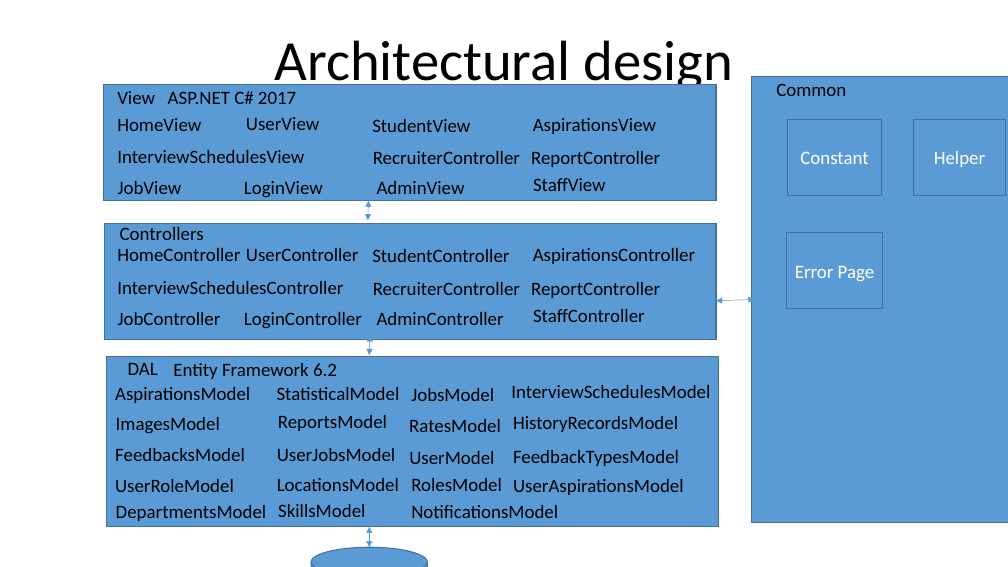
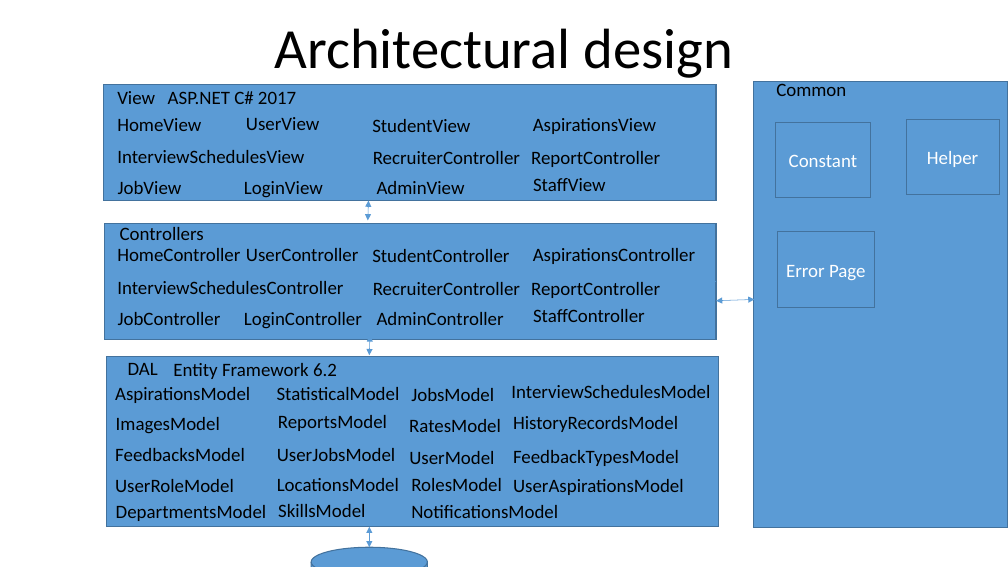
Before and after one commit to trungkien-web/CapstoneProject, a slide deck: slide 2 of Doc/Overall architecture1.pptx. Drawn at 1008x567 pixels with LibreOffice and Linux fonts; fonts in the diff are those of the drawing. Boxes give left, top, right and bottom in pixels: in the first picture for what was removed or moved away, otherwise in the second. Text is boxed around its words. In the diff, an @@ line names an element or a change of style, - is before the commit and + after.

```diff
--- a/Doc/Overall architecture1.pptx
+++ b/Doc/Overall architecture1.pptx
@@ title "Architectural design": place and size @@
-title "Architectural design" at box(274, 40, 734, 93)
+title "Architectural design" at box(274, 28, 734, 78)
@@ rectangle: place and size @@
-rectangle at box(752, 76, 1008, 523)
+rectangle at box(754, 82, 1008, 528)
@@ rectangle "Helper": place and size @@
-rectangle "Helper" at box(913, 119, 1006, 195)
+rectangle "Helper" at box(907, 119, 1000, 195)
@@ rectangle "Constant": place and size @@
-rectangle "Constant" at box(787, 119, 882, 195)
+rectangle "Constant" at box(776, 123, 870, 198)
@@ rectangle "Error Page": place and size @@
-rectangle "Error Page" at box(786, 233, 883, 309)
+rectangle "Error Page" at box(777, 232, 874, 308)
```
Also in this commit, not shown: 2 other files.
